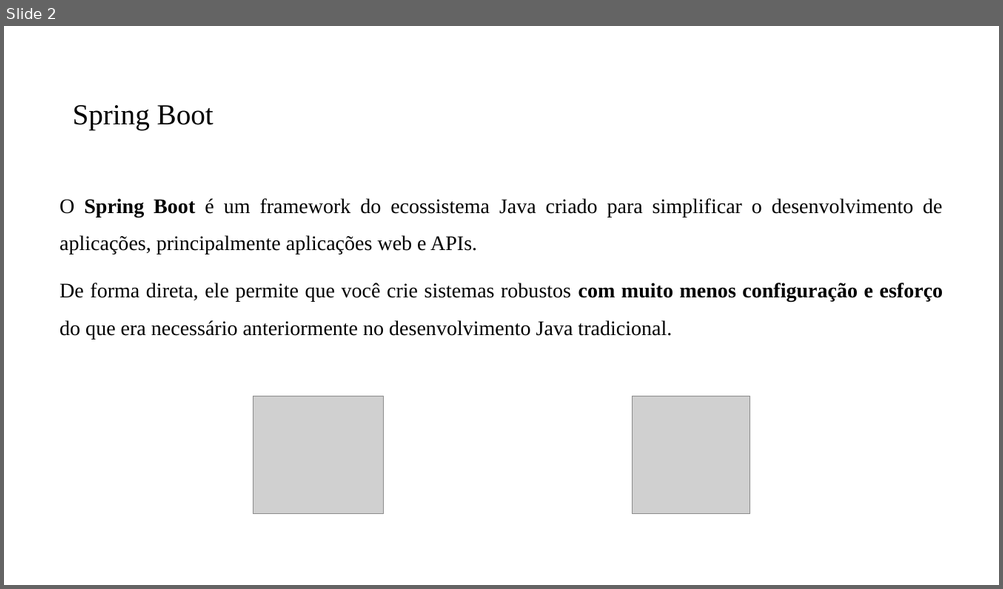
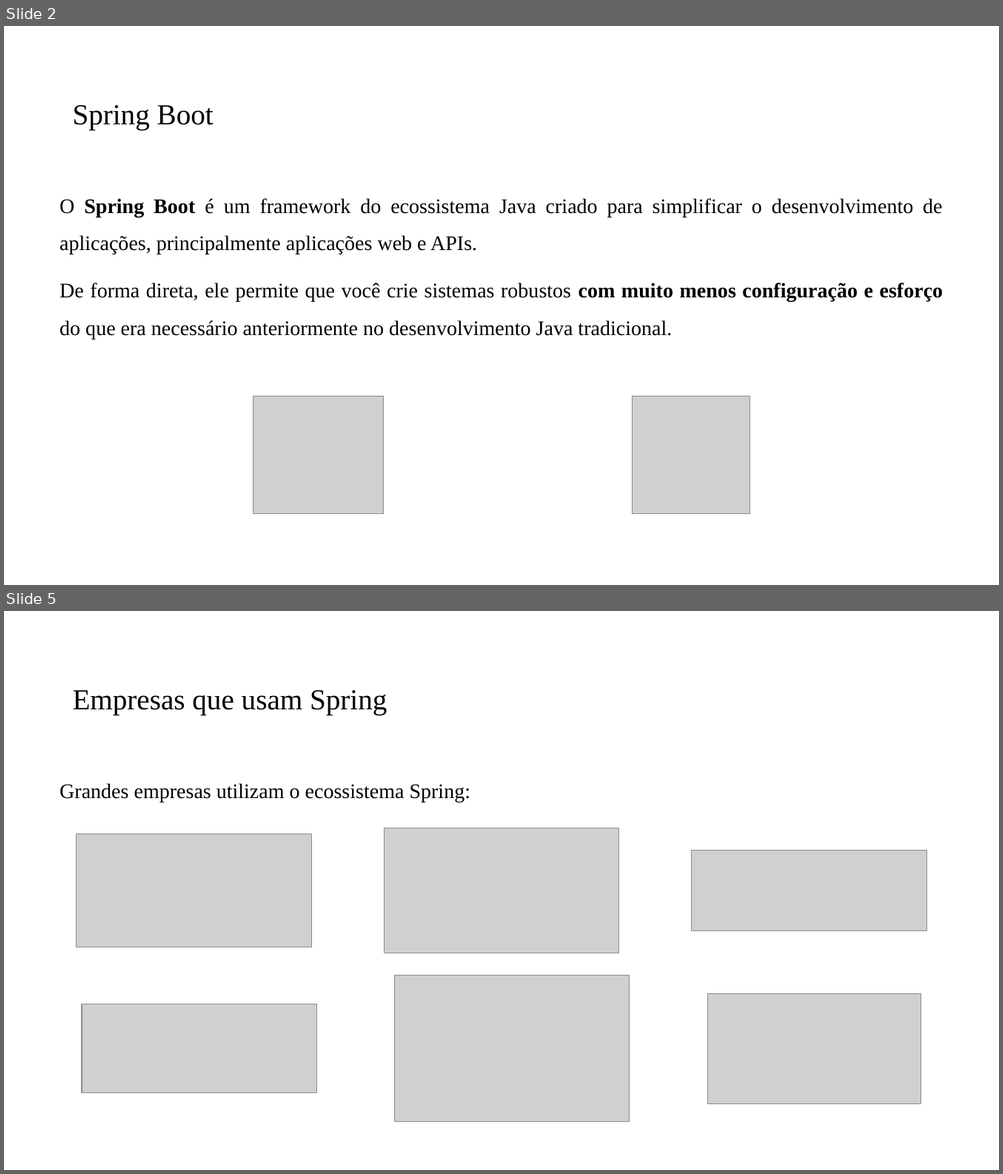
Before and after one commit to PedroMiho/UMC, a slide deck: Projeto de Software e Segurança da Informação - 2026/Projeto de Software/Aula12-Spring Boot/Aula Inaugural - 10 grupos.pptx. Shown one above the other, each under a label of ours: slide 2 before the commit, slides 2 and 5 after it; the slides between them are not shown. The pictures are 1003x589 and 1003x1174 pixels, drawn with LibreOffice and Linux fonts; fonts in the diff are those of the drawing; grey boxes stand for pictures; background and template pictures are left out. Boxes give left, top, right and bottom in pixels: in the first picture for what was removed or moved away, otherwise in the second. Text is boxed around its words. In the diff, an @@ line names an element or a change of style, - is before the commit and + after.

```diff
--- a/Projeto de Software e Segurança da Informação - 2026/Projeto de Software/Aula12-Spring Boot/Aula Inaugural - 10 grupos.pptx
+++ b/Projeto de Software e Segurança da Informação - 2026/Projeto de Software/Aula12-Spring Boot/Aula Inaugural - 10 grupos.pptx
@@ slide 5 added at (4,611,999,1170), background #FFFFFF @@
@@ title added at (73,690,387,715), 28 pt, text #000000 @@
+Empresas que usam Spring
@@ text added at (60,783,471,802), 20 pt, text #000000 @@
+Grandes empresas utilizam o ecossistema Spring:
@@ picture added at (384,828,619,954) @@
@@ picture added at (77,834,311,947) @@
@@ picture added at (691,851,926,931) @@
@@ picture added at (394,976,629,1123) @@
@@ picture added at (82,1005,316,1093) @@
@@ picture added at (708,994,922,1104) @@
```
Also in this commit, not shown: 10 other slides added, 1 slide removed.
